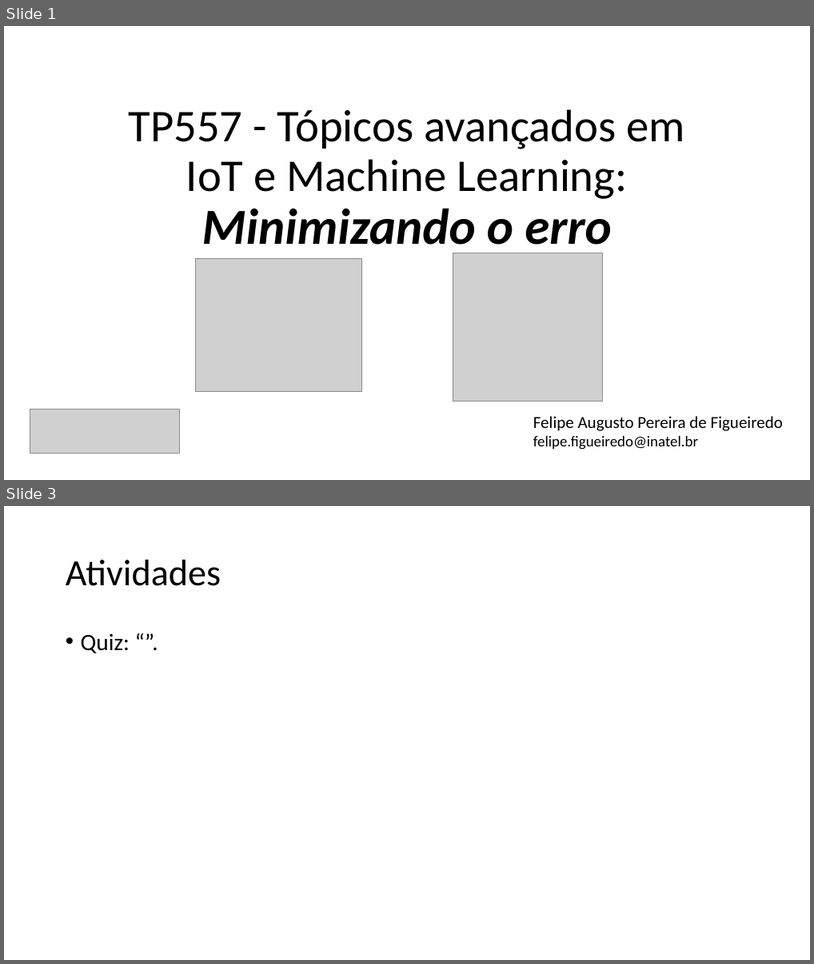
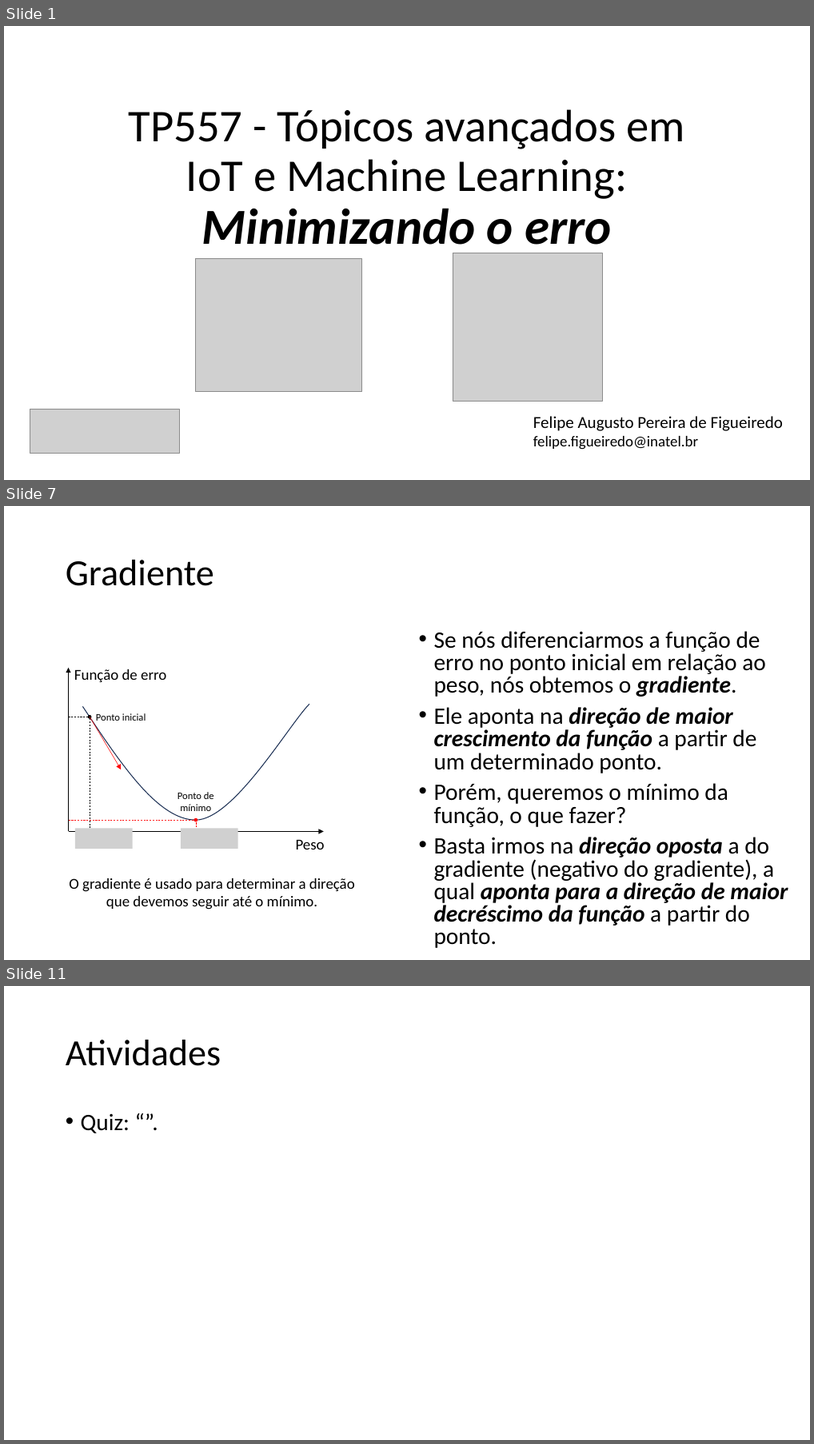
Before and after one commit to zz4fap/tp557-iot-ml, a slide deck: slides/TP557_6_Minimizando_o_erro.pptx. Shown one above the other, each under a label of ours: slides 1 and 3 before the commit, slides 1, 7 and 11 after it; the slides between them are not shown. The pictures are 814x964 and 814x1444 pixels, drawn with LibreOffice and Linux fonts; fonts in the diff are those of the drawing; grey boxes stand for pictures. Boxes give left, top, right and bottom in pixels: in the first picture for what was removed or moved away, otherwise in the second. Text is boxed around its words. In the diff, an @@ line names an element or a change of style, - is before the commit and + after.

Commit message:
update of slides

```diff
--- a/slides/TP557_6_Minimizando_o_erro.pptx
+++ b/slides/TP557_6_Minimizando_o_erro.pptx
@@ slide 7 added at (4, 506, 810, 960), background #FFFFFF @@
@@ title added at (66, 560, 214, 586), 44 pt, text #000000 @@
+Gradiente
@@ text added at (434, 631, 788, 948), 28 pt, text #000000 @@
+• Se nós diferenciarmos a função de erro no ponto inicial em relação ao peso, nós obtemos o gradiente.
+• Ele aponta na direção de maior crescimento da função a partir de um determinado ponto.
+• Porém, queremos o mínimo da função, o que fazer?
+• Basta irmos na direção oposta a do gradiente (negativo do gradiente), a qual aponta para a direção de maior decréscimo da função a partir do ponto.
@@ arrow added from (90, 716) to (121, 769), #FF0000 0.5 pt @@
@@ group added at (68, 668, 325, 849): 4 texts, 4 lines, 2 arrows, 2 ellipses, 2 pictures, 1 freeform shape @@
+Função de erro
+Peso
+Ponto de mínimo
+Ponto inicial
@@ text added at (69, 878, 355, 909), 18 pt, text #000000 @@
+O gradiente é usado para determinar a direção que devemos seguir até o mínimo.
@@ what was slide 3 is now slide 11 @@
```
Also in this commit, not shown: 1 slide changed, 7 other slides added, 2 other files.
